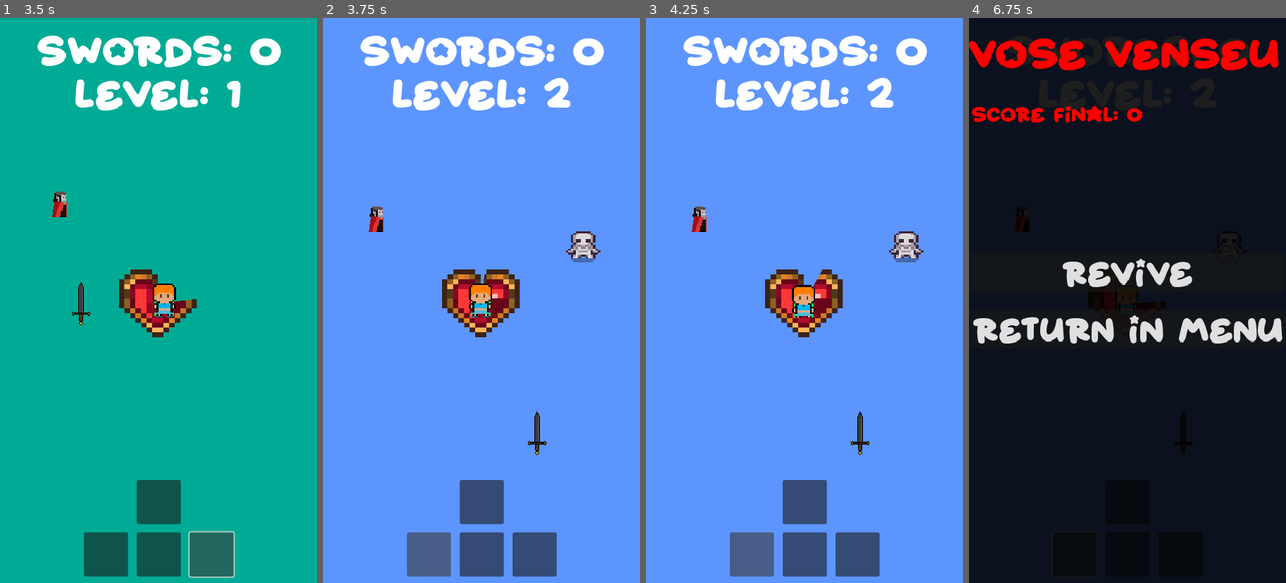
Above: before the commit, frames 1-4 (left to right).
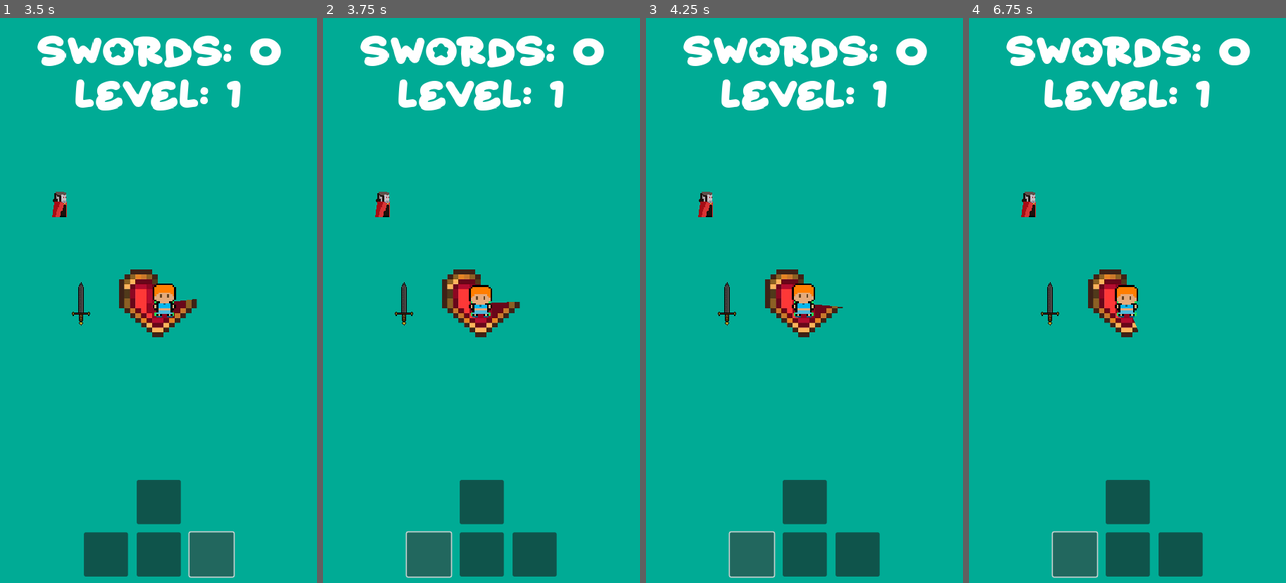
Above: after the commit, the same moments.

Repository: Santosxkkkk/swords_fantasy
Game: Godot game, scene res://Menu.tscn
Two runs of this game, one before a commit and one after it. Both use one fixed random seed, a clock stepped at 60 frames per second and the inputs below.
Inputs (mouse positions are in pixels of both pictures, inside the frame that each line leads up to):
- Up to frame 1 (3.5 s): click "start" at 0.5 s; click (158, 503) at 1.25 s; click (158, 554) at 2 s; click (212, 554) at 2.75 s
- Up to frame 2 (3.75 s): click (427, 554) at 3.5 s
- Up to frame 3 (4.25 s): no input
- Up to frame 4 (6.75 s): click (1127, 503) at 4.25 s; click (1127, 554) at 5 s; click (1181, 554) at 5.75 s; click (1073, 554) at 6.5 s

Frame 1 is identical in both runs. In frame 2, 96% of the frame differs, in the area x 0-100%, y 0-100%; in frame 3, 96%; in frame 4, 100%.

Commit message:
atualizando

Diff:
--- a/Main.tscn
+++ b/Main.tscn
@@ -25,6 +25,7 @@
 [ext_resource type="Texture2D" uid="uid://cqitgstckf7uv" path="res://Player/bloom-walk3.png" id="15_8d6xm"]
 [ext_resource type="Texture2D" uid="uid://bb68fm7cvmu2v" path="res://Player/bloom-front4.png" id="15_h4x7f"]
 [ext_resource type="Texture2D" uid="uid://isd2bae5q7qq" path="res://Player/bloom-walk4.png" id="16_ei1mq"]
+[ext_resource type="AudioStream" uid="uid://cg5n61gk4d83d" path="res://fase 1.mp3" id="26_1wt3j"]
 
 [sub_resource type="Animation" id="Animation_whoi3"]
 length = 0.001
@@ -150,7 +151,7 @@
 confetti = ExtResource("3_n1orf")
 
 [node name="Timer" type="Timer" parent="."]
-wait_time = 3.0
+wait_time = 30.0
 autostart = true
 
 [node name="UI" type="Control" parent="."]
@@ -358,11 +359,14 @@
 text = "revive"
 
 [node name="HomeButton" type="Button" parent="GameOver/VBoxContainer"]
-visible = false
 layout_mode = 2
 theme_override_fonts/font = ExtResource("4_4d4pm")
 theme_override_font_sizes/font_size = 50
 text = "return in menu"
+
+[node name="musica fase 1" type="AudioStreamPlayer" parent="."]
+stream = ExtResource("26_1wt3j")
+autoplay = true
 
 [connection signal="timeout" from="Timer" to="." method="_on_timer_timeout"]
 [connection signal="button_down" from="UI/UpButton" to="Player" method="_on_up_button_button_down"]
--- a/Main_2.tscn
+++ b/Main_2.tscn
@@ -24,6 +24,7 @@
 [ext_resource type="Texture2D" uid="uid://cqitgstckf7uv" path="res://Player/bloom-walk3.png" id="22_68m61"]
 [ext_resource type="Texture2D" uid="uid://isd2bae5q7qq" path="res://Player/bloom-walk4.png" id="23_sars1"]
 [ext_resource type="Script" path="res://GameOver.gd" id="24_q131c"]
+[ext_resource type="AudioStream" uid="uid://c4nwugd2ccmuq" path="res://fase 2.mp3" id="25_fkxoh"]
 
 [sub_resource type="Animation" id="Animation_whoi3"]
 length = 0.001
@@ -460,6 +461,10 @@
 wait_time = 3.0
 autostart = true
 
+[node name="AudioStreamPlayer" type="AudioStreamPlayer" parent="."]
+stream = ExtResource("25_fkxoh")
+autoplay = true
+
 [connection signal="button_down" from="UI/UpButton" to="Player" method="_on_up_button_button_down"]
 [connection signal="button_up" from="UI/UpButton" to="Player" method="_on_up_button_button_up"]
 [connection signal="button_down" from="UI/DownButton" to="Player" method="_on_down_button_button_down"]
Not shown: 1 places in Main.tscn that only renumber resources
Not shown: 1 places in Main_2.tscn that only renumber resources
Not shown, added: fase 1.mp3.import
Not shown, added: fase 2.mp3.import
Not shown, added: fase 1.mp3
Not shown, added: fase 2.mp3
